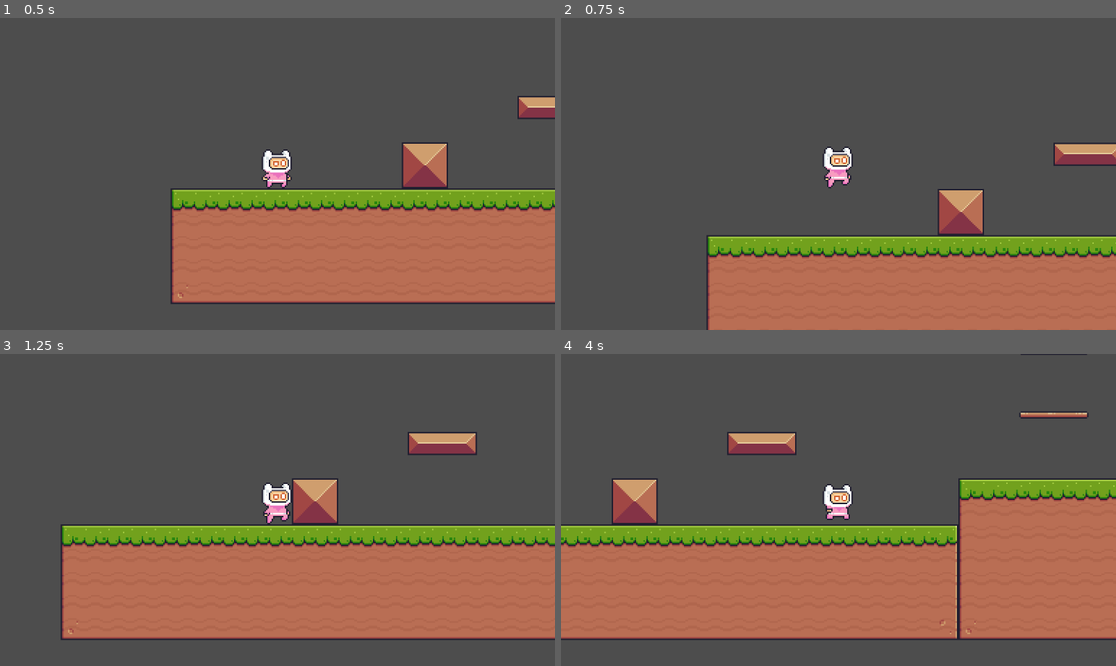
Above: before the commit, frames 1-4 (two rows, left to right).
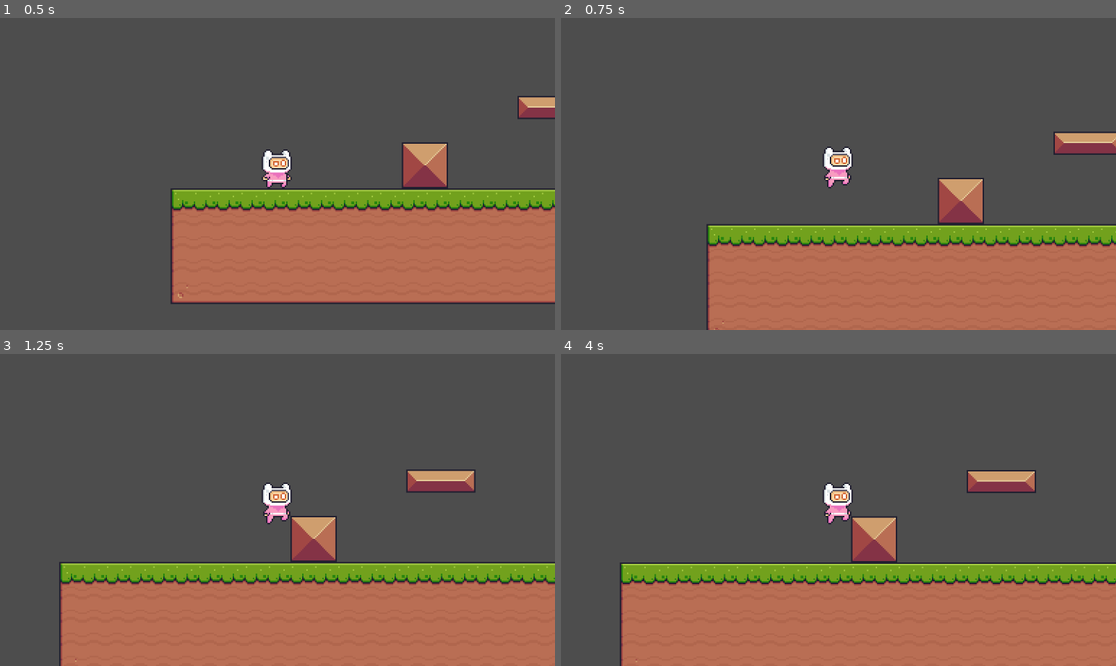
Above: after the commit, the same moments.

Repository: adrian-deguzman/barrion-deguzman-platformer
Game: Godot game, scene res://scenes/game.tscn
Two runs of this game, one before a commit and one after it. Both use one fixed random seed, a clock stepped at 60 frames per second and the inputs below.
Inputs:
- Up to frame 1 (0.5 s): no input
- Up to frame 2 (0.75 s): hold D (move_right) from 0.53 s (still down); tap Space (jump) at 0.6 s
- Up to frame 3 (1.25 s): keep holding D (move_right); tap Space (jump) at 0.77, 1.07 s
- Up to frame 4 (4 s): tap Space (jump) at 1.35, 1.52, 1.82, 2.1, 2.85, 3.02, 3.32, 3.6, 3.77 s; release D (move_right) at 2.03 s; hold A (move_left) 2.03-2.78 s; hold D (move_right) from 2.78 s (still down)

Frame 1 is identical in both runs. In frame 2, 9.0% of the frame differs, in the area x 26-100%, y 36-100%; in frame 3, 28%; in frame 4, 37%, in the area x 0-100%, y 0-100%.

Commit message:
added: jump hold
low jump for tap, high jump for hold

Diff:
--- a/scripts/player.gd
+++ b/scripts/player.gd
@@ -16,6 +16,10 @@
 	# Handle jump
 	if Input.is_action_just_pressed("jump") and is_on_floor():
 		velocity.y = JUMP_VELOCITY
+
+	# Cut jump short if button is released early (Variable Jump Height)
+	if Input.is_action_just_released("jump") and velocity.y < 0:
+		velocity.y *= 0.5
 
 	# Get the input direction
 	var direction := Input.get_axis("move_left", "move_right")
